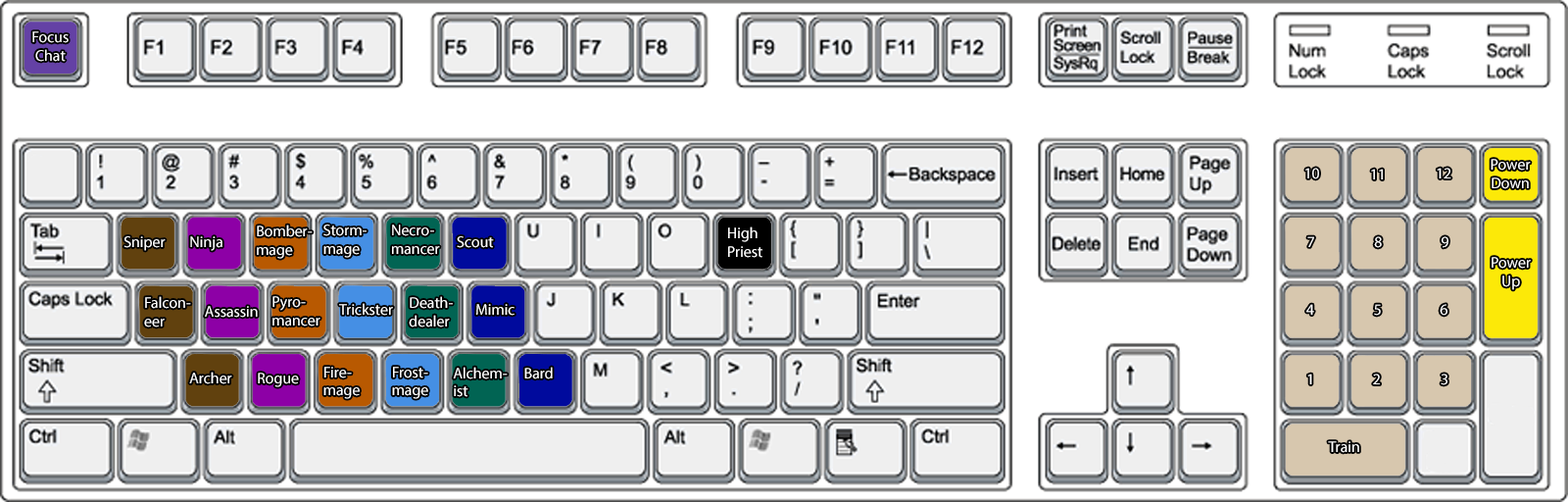
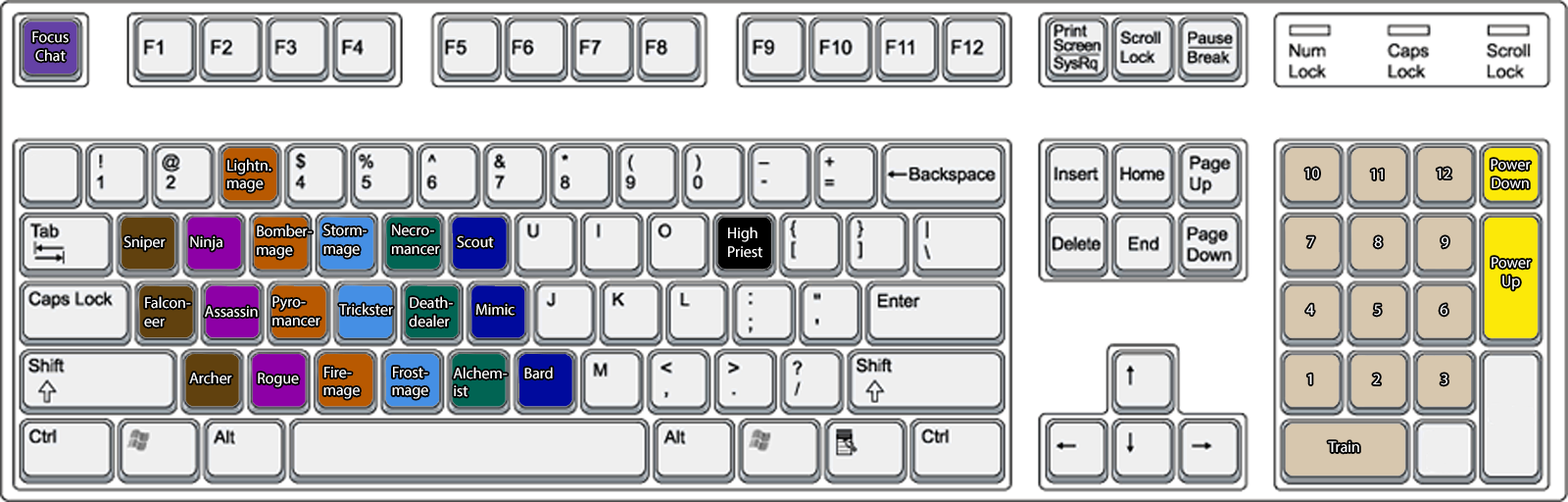
Layered file, before and after one edit (1568px x 502px). Changes by layer:
added layer "Lightn. mage" in group "Tower-mode Controls" over 227, 158, 272, 193
painted on "Tower Keyboard" over 223, 147, 278, 201
